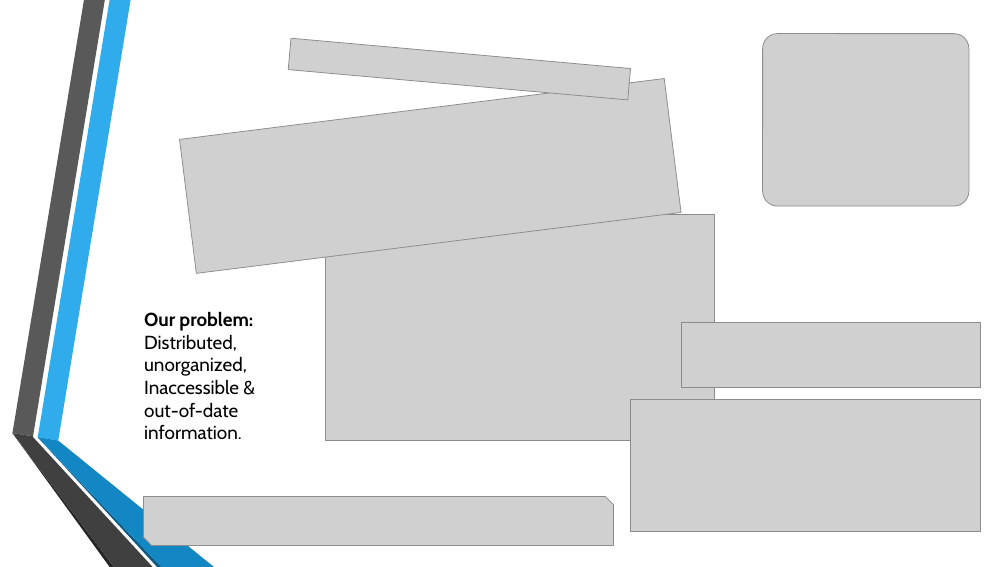
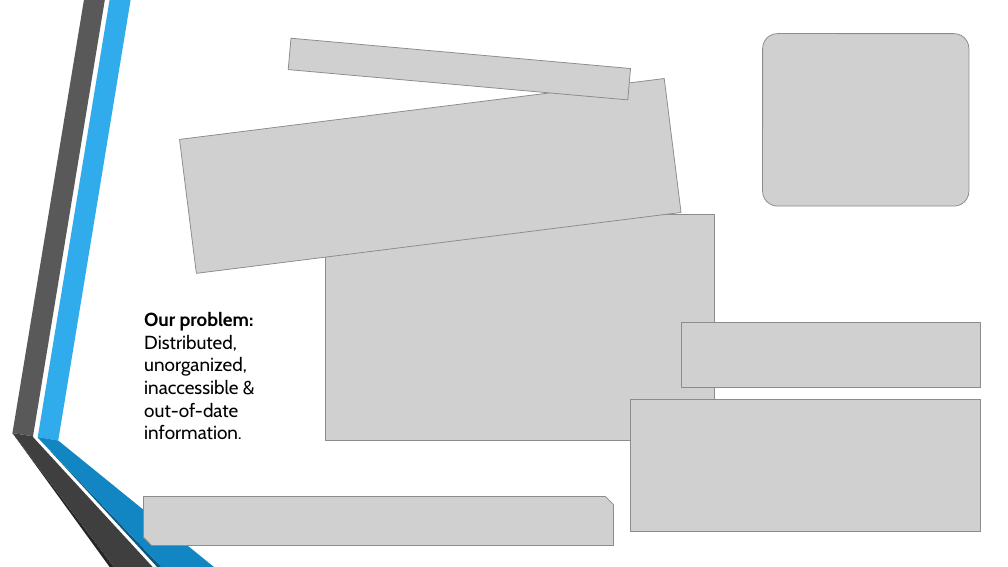
Before and after one commit to royhirsch1/BackPackBuddy, a slide deck: slide 2 of Course freak.pptx. Drawn at 1008x567 pixels with LibreOffice and Linux fonts; fonts in the diff are those of the drawing; grey boxes stand for pictures; background and template pictures are left out. Boxes give left, top, right and bottom in pixels: in the first picture for what was removed or moved away, otherwise in the second. Text is boxed around its words. In the diff, an @@ line names an element or a change of style, - is before the commit and + after.

```diff
--- a/Course freak.pptx
+++ b/Course freak.pptx
@@ text at [144, 379, 242, 440]: text changed @@
-Inaccessible & out-of-date information.
+inaccessible & out-of-date information.
@@ freeform shape at [38, 437, 214, 567]: fill #1287C3 to #1186C3 @@
```
Also in this commit, not shown: 6 other slides changed, 23 slides added.
